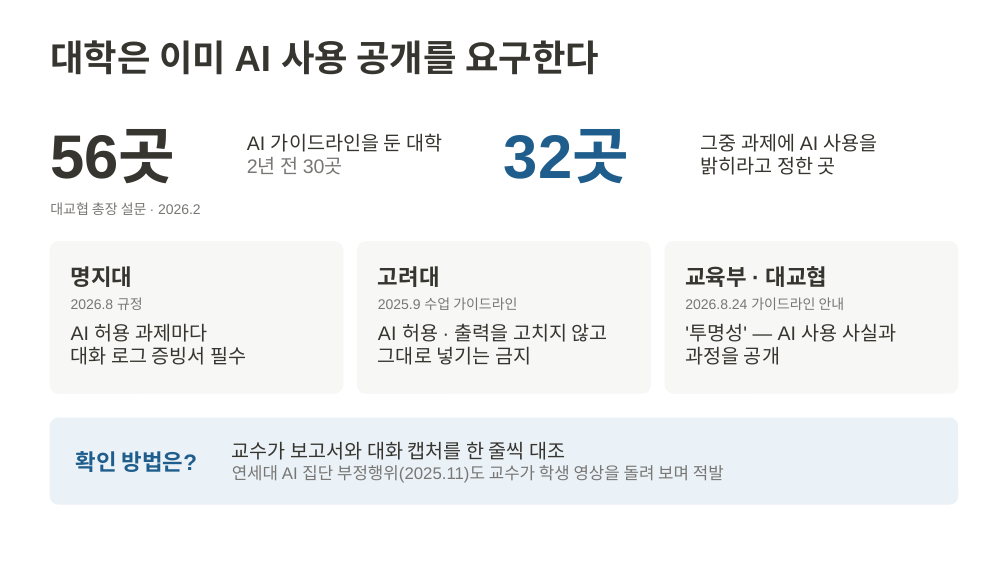
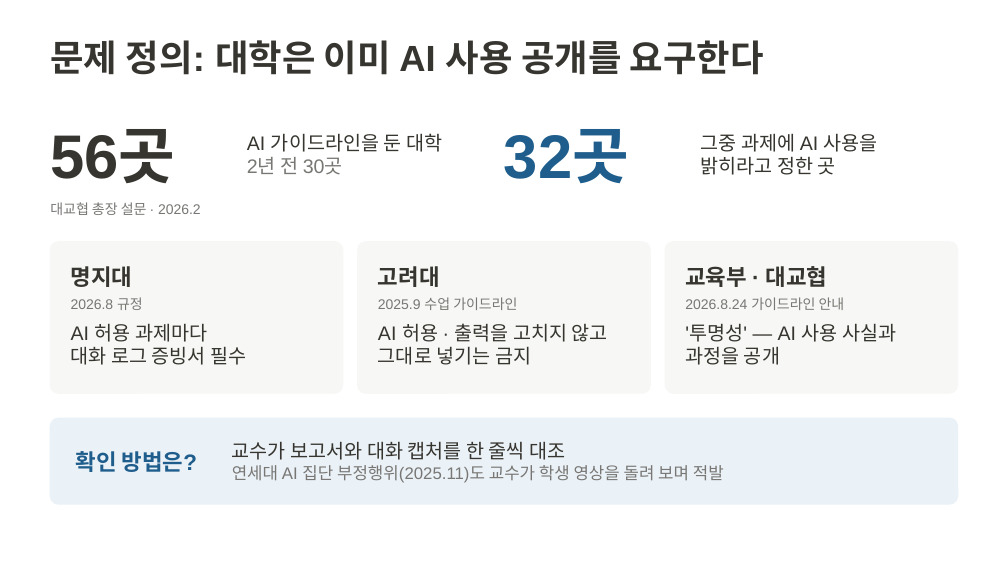
Before and after one commit to 20233014-KYH/trace, a slide deck: slide 2 of deck/중간발표_김용현.pptx. Drawn at 1008x567 pixels with LibreOffice and Linux fonts; fonts in the diff are those of the drawing. Boxes give left, top, right and bottom in pixels: in the first picture for what was removed or moved away, otherwise in the second. Text is boxed around its words. In the diff, an @@ line names an element or a change of style, - is before the commit and + after.

```diff
--- a/deck/중간발표_김용현.pptx
+++ b/deck/중간발표_김용현.pptx
@@ title at <box>50,40,764,75</box>: text changed @@
-대학은 이미 AI 사용 공개를 요구한다
+문제 정의: 대학은 이미 AI 사용 공개를 요구한다
```
Also in this commit, not shown: 5 other slides changed, 1 other file.
